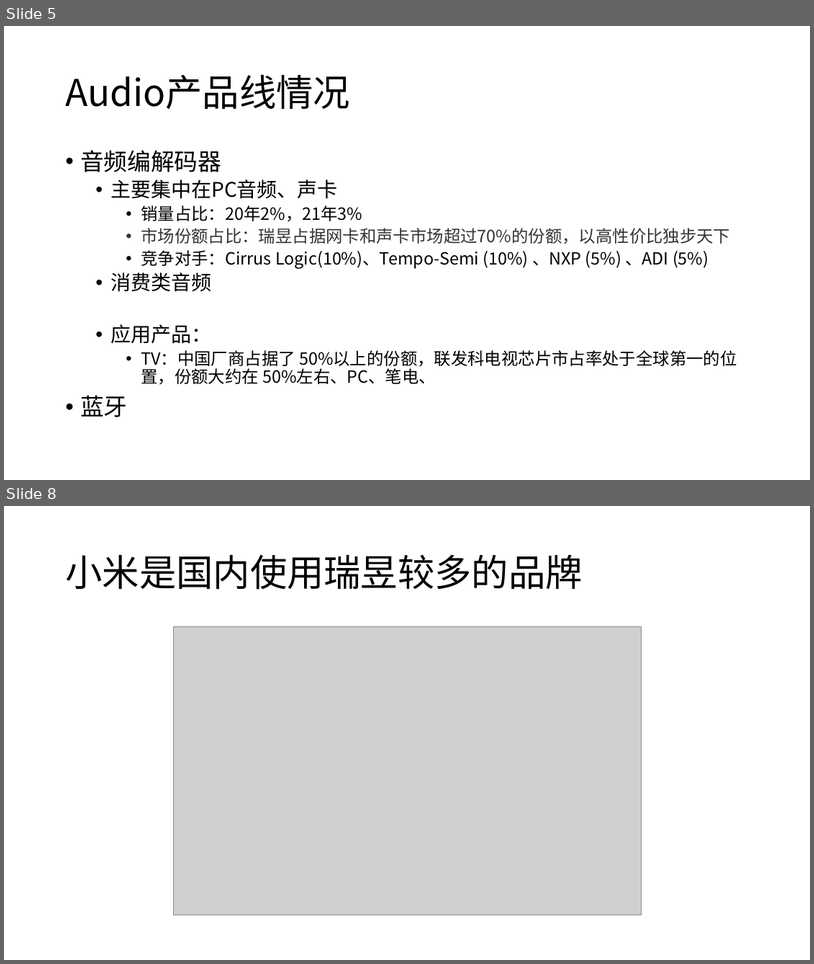
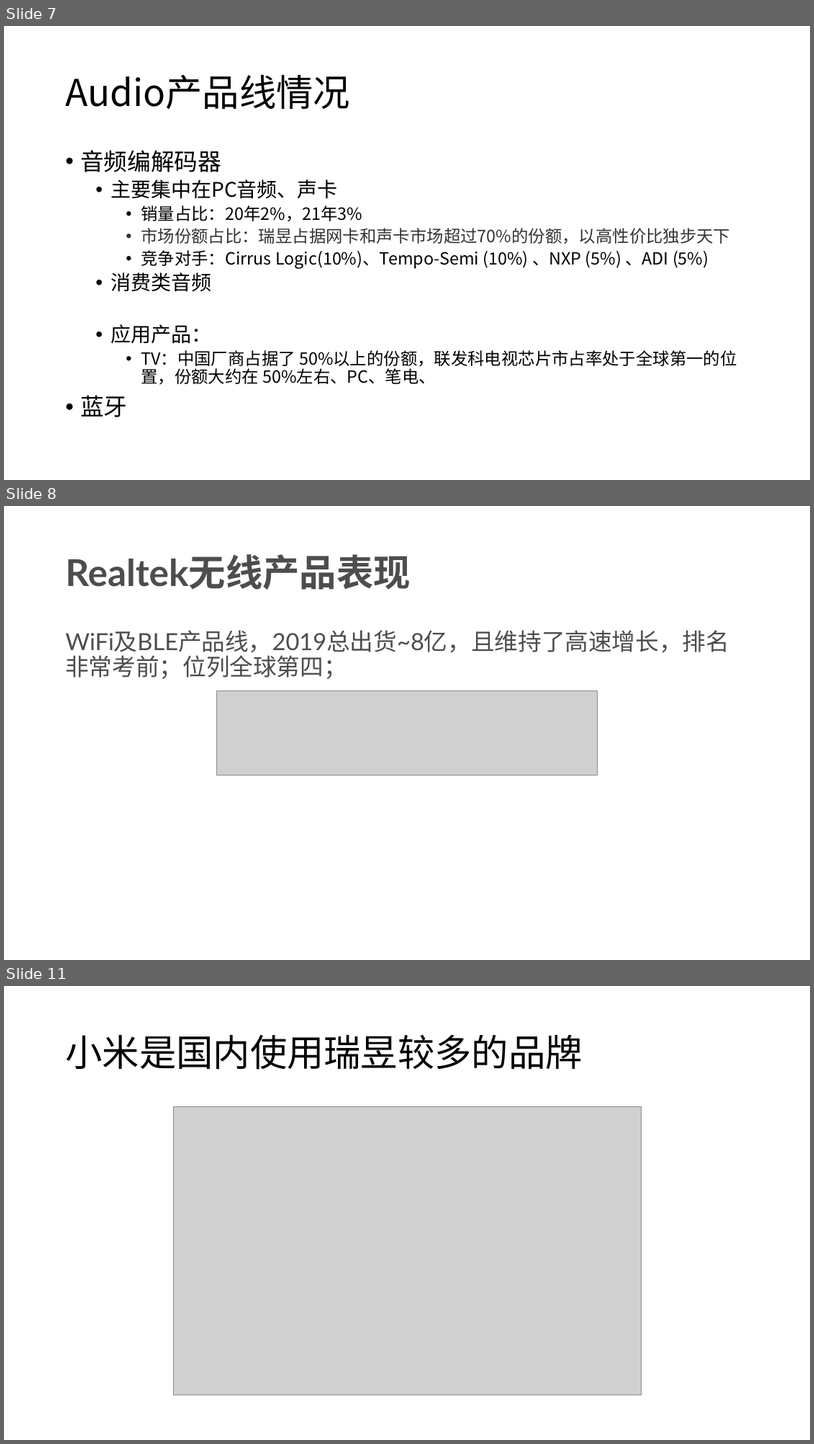
Before and after one commit to rosabai666/soundec, a slide deck: 2023/02产品/SNC8x/01)竞品分析/00)竞品芯片分析/品牌产品路线分析/Realtek/Realtek产品线分析2.pptx. Shown one above the other, each under a label of ours: slides 5 and 8 before the commit, slides 7, 8 and 11 after it; the slides between them are not shown. The pictures are 814x964 and 814x1444 pixels, drawn with LibreOffice and Linux fonts; fonts in the diff are those of the drawing; grey boxes stand for pictures. Boxes give left, top, right and bottom in pixels: in the first picture for what was removed or moved away, otherwise in the second. Text is boxed around its words. In the diff, an @@ line names an element or a change of style, - is before the commit and + after.

```diff
--- a/2023/02产品/SNC8x/01)竞品分析/00)竞品芯片分析/品牌产品路线分析/Realtek/Realtek产品线分析2.pptx
+++ b/2023/02产品/SNC8x/01)竞品分析/00)竞品芯片分析/品牌产品路线分析/Realtek/Realtek产品线分析2.pptx
@@ slide 8 added at box(4, 506, 810, 960), background #FFFFFF @@
@@ title added at box(65, 554, 410, 590), 44 pt, text #4D4D4D, bold @@
+Realtek无线产品表现
@@ text added at box(65, 630, 730, 679), 28 pt, text #4D4D4D @@
+WiFi及BLE产品线，2019总出货~8亿，且维持了高速增长，排名非常考前；位列全球第四；
@@ picture added at box(216, 691, 598, 775) @@
@@ what was slide 5 is now slide 7 @@
@@ what was slide 8 is now slide 11 @@
```
Also in this commit, not shown: 2 slides changed, 6 other slides added, 5 other files.
